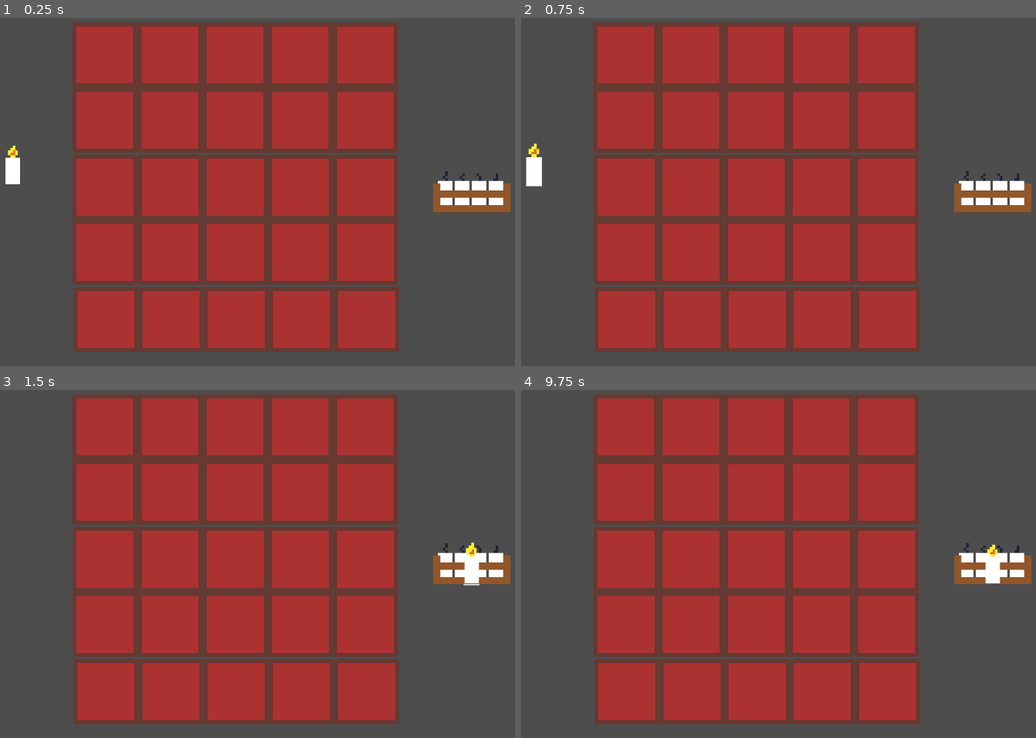
Above: before the commit, frames 1-4 (two rows, left to right).
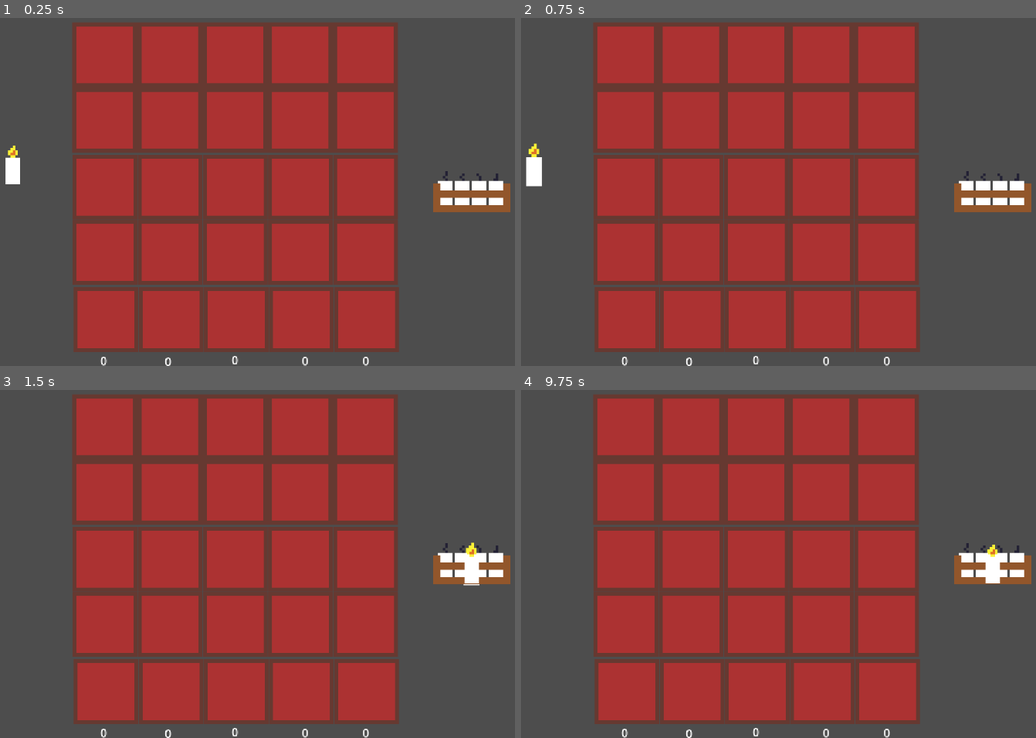
Above: after the commit, the same moments.

Repository: adrientremblay/ld55
Game: Godot game, scene res://scenes/main.tscn
Two runs of this game, one before a commit and one after it. Both use one fixed random seed, a clock stepped at 60 frames per second and the inputs below.
Inputs (mouse positions are in pixels of both pictures, inside the frame that each line leads up to):
- Up to frame 1 (0.25 s): no input
- Up to frame 2 (0.75 s): tap Enter at 0.5 s; move the mouse to (531, 164) at 0.52 s; press the mouse at (531, 164) at 0.53 s
- Up to frame 3 (1.5 s): tap Space at 1.25 s; move the mouse to (473, 564) at 1.27 s; release the mouse at (473, 564) at 1.28 s; click (473, 564) at 1.35 s
- Up to frame 4 (9.75 s): tap Enter at 2, 3.5 s; move the mouse to (994, 564) at 2.02 s; press the mouse at (994, 564) at 2.03 s; tap Space at 2.75, 4.25 s; release the mouse at (994, 564) at 2.78 s; click (994, 564) at 2.85 s; press the mouse at (994, 564) at 3.53 s; release the mouse at (994, 564) at 4.28 s; click (994, 564) at 4.35 s; press the mouse at (994, 564) at 5.03 s; release the mouse at (994, 564) at 5.78 s; click (994, 564) at 5.85 s; press the mouse at (994, 564) at 6.53 s; release the mouse at (994, 564) at 7.28 s; click (994, 564) at 7.35 s; press the mouse at (994, 564) at 8.03 s; release the mouse at (994, 564) at 8.78 s; click (994, 564) at 8.85 s; move the mouse to (963, 616) at 9.52 s; press the mouse at (963, 616) at 9.53 s

The runs differ from the first frame. In frame 1, 0.1% of the frame differs, in the area x 19-72%, y 97-100%; in frame 2, 0.1%; in frame 3, 0.1%; in frame 4, 0.1%.

Commit message:
Basic column labels

Diff:
--- a/scenes/altar.gd
+++ b/scenes/altar.gd
@@ -1,22 +1,42 @@
 extends Node2D
 
 var platform_matrix = []
+var col_labels = []
 
 # Called when the node enters the scene tree for the first time.
 func _ready() -> void:
 	populate_platform_matrix()
+	populate_col_labels()
 
 # Called every frame. 'delta' is the elapsed time since the previous frame.
 func _process(delta: float) -> void:
-	pass
+	update_col_labels()
 
 func populate_platform_matrix():
 	for i in range(5):
 		for j in range(5):
-			var platform_num = i+j+1
+			var platform_num = (i*5)+j+1
 			var platform = get_node("Platform" + str(platform_num))
 
-			if i == 0:
+			if j == 0:
 				platform_matrix.append(Array())
 
-			platform_matrix.append(platform)
+			platform_matrix[i].append(platform)
+
+func populate_col_labels():
+	for i in range(5):
+		var col_number = i+1
+		var col_label = get_node("y" + str(col_number))
+		col_labels.append(col_label)
+
+func update_col_labels():
+	for col in range(5):
+		var col_count = 0;
+
+		for platform_i in range(5):
+			var platform = platform_matrix[platform_i][col]
+			if (platform.placed_offering != null):
+				col_count+=1;
+
+		var label = col_labels[col]
+		label.text = str(col_count)
--- a/scenes/altar.tscn
+++ b/scenes/altar.tscn
@@ -81,3 +81,48 @@
 
 [node name="Platform25" parent="." instance=ExtResource("1_i1ljc")]
 position = Vector2(406.667, 410)
+
+[node name="y1" type="Label" parent="."]
+offset_left = 12.6667
+offset_top = 455.333
+offset_right = 74.6667
+offset_bottom = 478.333
+text = "number"
+horizontal_alignment = 1
+vertical_alignment = 1
+
+[node name="y2" type="Label" parent="."]
+offset_left = 103.333
+offset_top = 456.0
+offset_right = 165.333
+offset_bottom = 479.0
+text = "number"
+horizontal_alignment = 1
+vertical_alignment = 1
+
+[node name="y3" type="Label" parent="."]
+offset_left = 194.667
+offset_top = 454.0
+offset_right = 256.667
+offset_bottom = 477.0
+text = "number"
+horizontal_alignment = 1
+vertical_alignment = 1
+
+[node name="y4" type="Label" parent="."]
+offset_left = 290.667
+offset_top = 455.333
+offset_right = 352.667
+offset_bottom = 478.333
+text = "number"
+horizontal_alignment = 1
+vertical_alignment = 1
+
+[node name="y5" type="Label" parent="."]
+offset_left = 375.333
+offset_top = 454.667
+offset_right = 437.333
+offset_bottom = 477.667
+text = "number"
+horizontal_alignment = 1
+vertical_alignment = 1
Binary file changed: assets/images/table.aseprite
